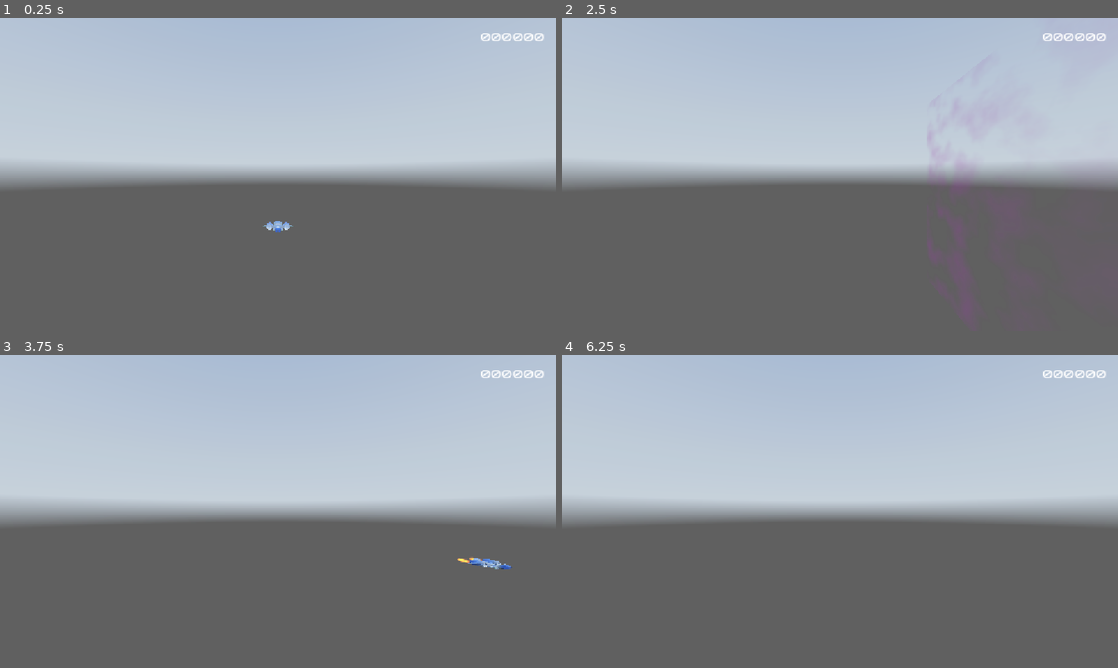
Above: before the commit, frames 1-4 (two rows, left to right).
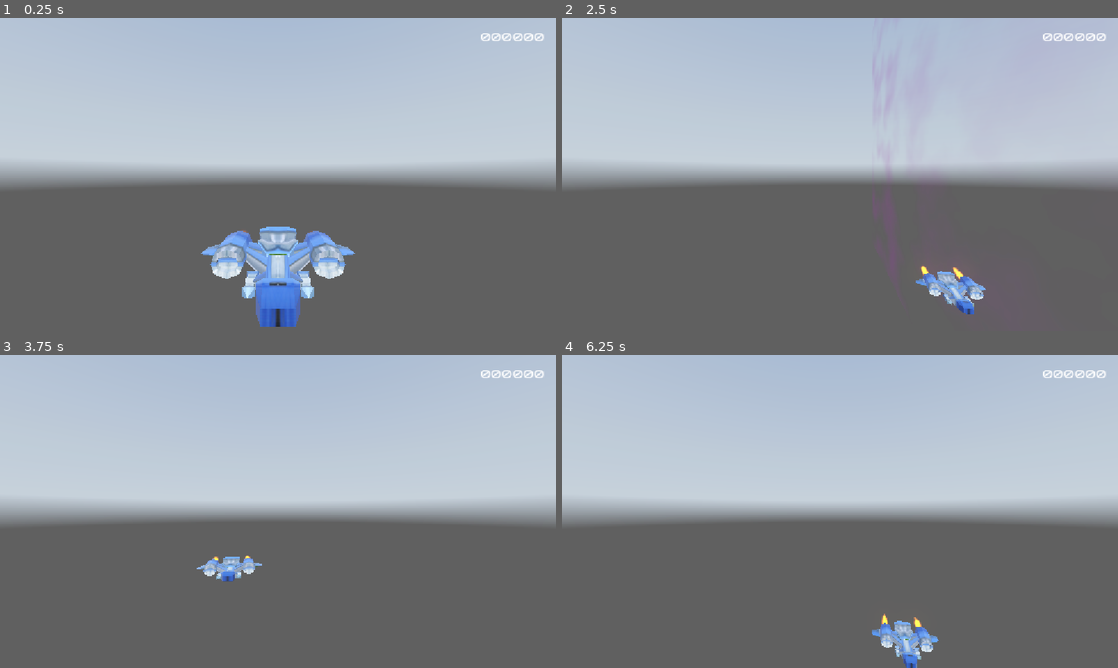
Above: after the commit, the same moments.

Repository: laisammy/space-shooters
Game: Godot game, scene res://Scenes/World/World.tscn
Same seed, same stepped clock (60 frames per second), same inputs: the game is played once before the commit and once after it. A sky picture missing from this copy of the repository is replaced by a grey-blue gradient.
Inputs (mouse positions are in pixels of both pictures, inside the frame that each line leads up to):
- Up to frame 1 (0.25 s): no input
- Up to frame 2 (2.5 s): tap Enter at 0.5 s; move the mouse to (962, 158) at 0.52 s; hold D (roll_right) 0.53-1.28 s; tap Alt at 0.6, 2.1 s; click (962, 158) at 0.67 s; move the mouse to (728, 190) at 1.27 s; hold W (pitch_down) 1.28-2.03 s; tap Shift at 1.35 s; move the mouse to (895, 105) at 2.02 s; hold D (roll_right) from 2.03 s (still down)
- Up to frame 3 (3.75 s): move the mouse to (250, 574) at 2.77 s; release D (roll_right) at 2.78 s; hold S (pitch_up) 2.78-3.53 s; tap Shift at 2.85 s; click (250, 574) at 2.92 s; move the mouse to (444, 558) at 3.52 s; hold A (roll_left) from 3.53 s (still down); tap Alt at 3.6 s
- Up to frame 4 (6.25 s): move the mouse to (673, 464) at 4.27 s; tap Shift at 4.35, 5.85 s; move the mouse to (867, 511) at 5.02 s; release A (roll_left) at 5.03 s; hold W (pitch_down) 5.03-5.78 s; tap Alt at 5.1 s; click (867, 511) at 5.17 s; move the mouse to (756, 433) at 5.77 s; hold D (roll_right) from 5.78 s (still down)

The runs differ from the first frame. In frame 1, 4.7% of the frame differs, in the area x 36-64%, y 64-99%; in frame 2, 1.0%; in frame 3, 0.7%; in frame 4, 1.0%.

Commit message:
Add player camera and smoother player movement

Diff:
--- a/Scenes/Player/Player.gd
+++ b/Scenes/Player/Player.gd
@@ -7,7 +7,7 @@
 const GROUP_PLAYER: String = "player"
 
 @export var flySpeed: float = 30.0
-@export var rollSpeed: float = 25.0
+@export var rollSpeed: float = 20.0
 @export var tiltSpeed: float = 20.0
 @export var maxTiltAngle: float = 20.0
 @export var maxRollAngle: float = 30.0
--- a/Scenes/World/World.tscn
+++ b/Scenes/World/World.tscn
@@ -7,6 +7,7 @@
 [ext_resource type="PackedScene" uid="uid://gtsnv33a1cye" path="res://Scenes/Player/Player.tscn" id="7_87yka"]
 [ext_resource type="PackedScene" uid="uid://b5s5dito4uyp1" path="res://Scenes/Spawner/Spawner.tscn" id="8_kjd5s"]
 [ext_resource type="PackedScene" uid="uid://3rjr52ngqks4" path="res://Scenes/VFX/shadedWall/shadedWall.tscn" id="8_p7pgw"]
+[ext_resource type="PackedScene" uid="uid://biqjyglvo2a3a" path="res://Scenes/playerCamera/playerCamera.tscn" id="9_p7pgw"]
 [ext_resource type="PackedScene" uid="uid://2gv3qb8l4xt0" path="res://Scenes/GameUi/GameUi.tscn" id="11_0d0er"]
 
 [sub_resource type="PanoramaSkyMaterial" id="PanoramaSkyMaterial_j0p05"]
@@ -56,9 +57,6 @@
 
 [node name="GameUi" parent="." unique_id=130752423 instance=ExtResource("11_0d0er")]
 
-[node name="Camera3D" type="Camera3D" parent="." unique_id=1013444852]
-transform = Transform3D(1, 0, 0, 0, 1, 0, 0, 0, 1, 0, 8.136, 31.82)
-
 [node name="TestTimer" type="Timer" parent="." unique_id=251320546]
 wait_time = 3.0
 autostart = true
@@ -100,4 +98,7 @@
 transform = Transform3D(1, 0, 0, 0, 1, 0, 0, 0, 1, 0, 40, 0)
 shape = SubResource("WorldBoundaryShape3D_ng1ea")
 
+[node name="playerCamera" parent="." unique_id=1654207048 instance=ExtResource("9_p7pgw")]
+transform = Transform3D(1, 0, 0, 0, 1, 0, 0, 0, 1, -0.0069322586, -5.9604645e-08, 0.003786981)
+
 [connection signal="timeout" from="TestTimer" to="." method="_on_test_timer_timeout"]
--- /dev/null
+++ b/Scenes/playerCamera/playerCamera.gd
@@ -0,0 +1,15 @@
+extends Camera3D
+
+@export var offset: Vector3 = Vector3(0, 6, 15)
+@export var cameraFollowSpeed: Vector2 = Vector2(18.0, 26.0)
+
+@onready var player_ref: LinkPlayer = $PlayerRef
+
+func _physics_process(delta: float) -> void:
+	#global_position = player_ref.player_pos + offset
+	var targetPosition = player_ref.player_pos + offset
+	var xDelta: float = abs(targetPosition.x - global_position.x)
+	var yDelta: float = abs(targetPosition.y - global_position.y)
+	var speed: float = cameraFollowSpeed.x if xDelta > yDelta else cameraFollowSpeed.y
+
+	global_position = global_position.move_toward(targetPosition, speed * delta)
--- /dev/null
+++ b/Scenes/playerCamera/playerCamera.tscn
@@ -0,0 +1,9 @@
+[gd_scene format=3 uid="uid://biqjyglvo2a3a"]
+
+[ext_resource type="Script" uid="uid://dq8ta11ghmull" path="res://Scenes/playerCamera/playerCamera.gd" id="1_eqrpq"]
+[ext_resource type="PackedScene" uid="uid://dbx4srq242e5i" path="res://Scenes/PlayerRef/PlayerRef.tscn" id="2_xhe15"]
+
+[node name="playerCamera" type="Camera3D" unique_id=1654207048]
+script = ExtResource("1_eqrpq")
+
+[node name="PlayerRef" parent="." unique_id=180821333 instance=ExtResource("2_xhe15")]
Not shown, added: Scenes/playerCamera/playerCamera.gd.uid
